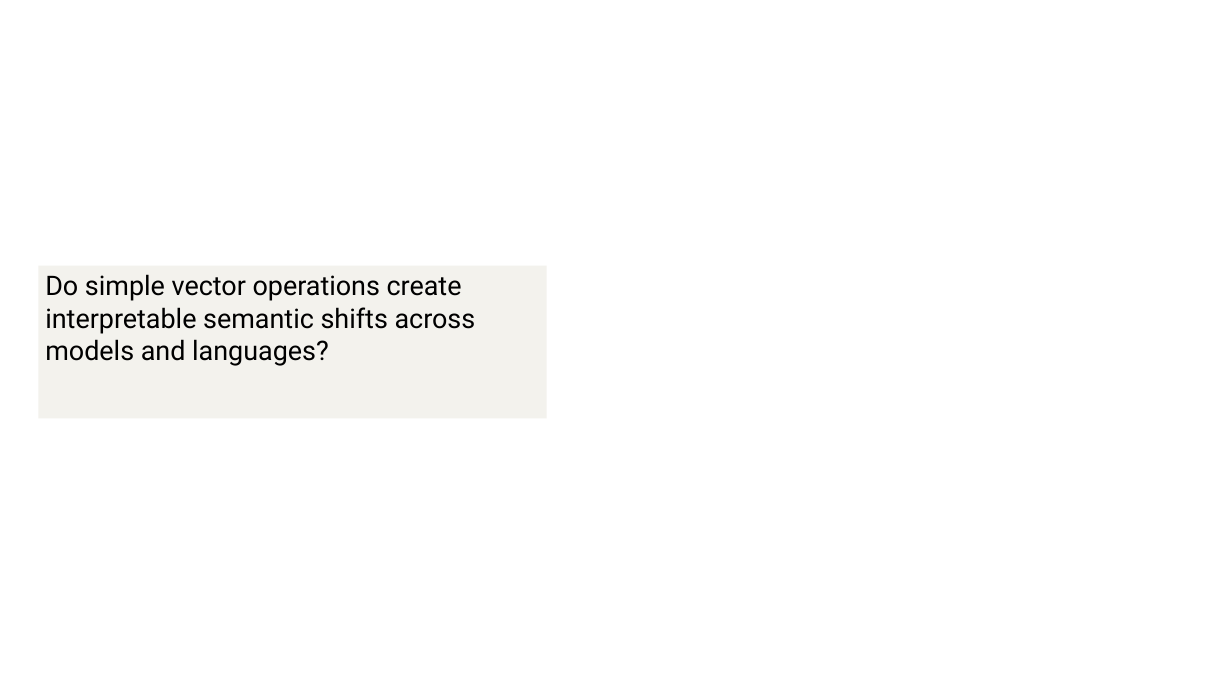
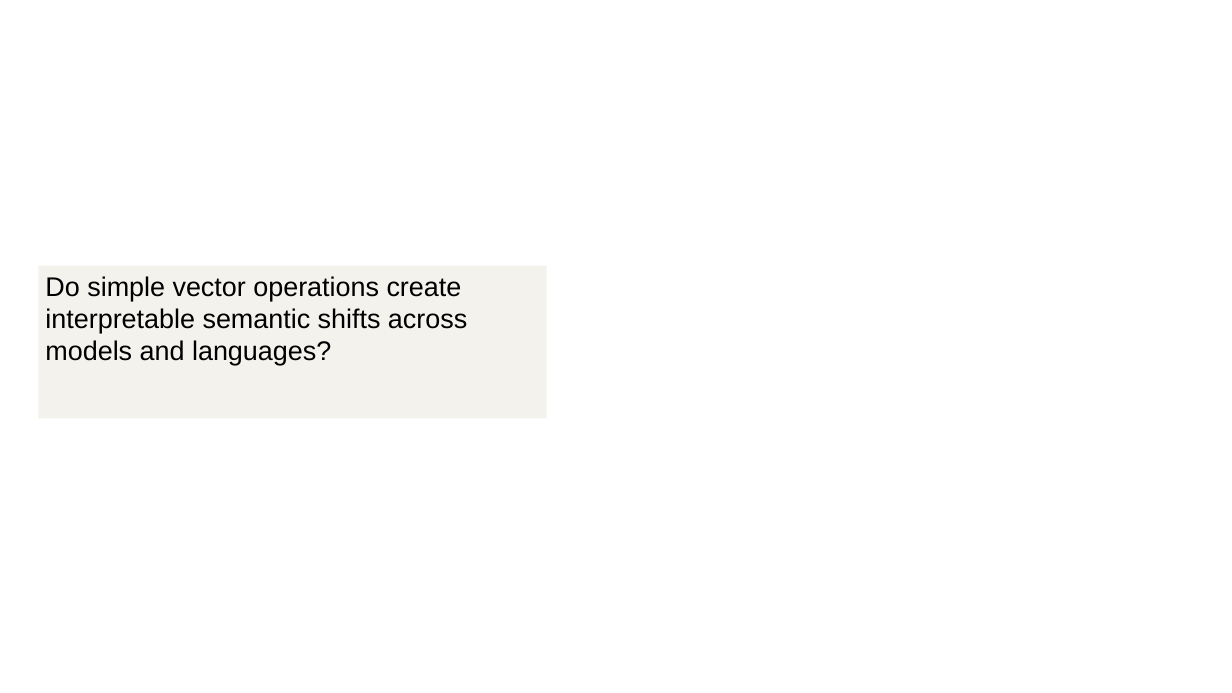
Before and after one commit to macbehnke/emotional-directions, a slide deck: slide 1 of presentation/Mapping_Emotional_Geometry.pptx. Drawn at 1232x693 pixels with LibreOffice and Linux fonts; fonts in the diff are those of the drawing; background and template pictures are left out. Boxes give left, top, right and bottom in pixels: in the first picture for what was removed or moved away, otherwise in the second. Text is boxed around its words. In the diff, an @@ line names an element or a change of style, - is before the commit and + after.

```diff
--- a/presentation/Mapping_Emotional_Geometry.pptx
+++ b/presentation/Mapping_Emotional_Geometry.pptx
@@ rectangle "Do simple vector operations create ..." at bbox=[39, 265, 547, 418]: font Roboto to Arial @@
```
Also in this commit, not shown: 2 other slides changed, 1 slide added, 1 slide removed.
